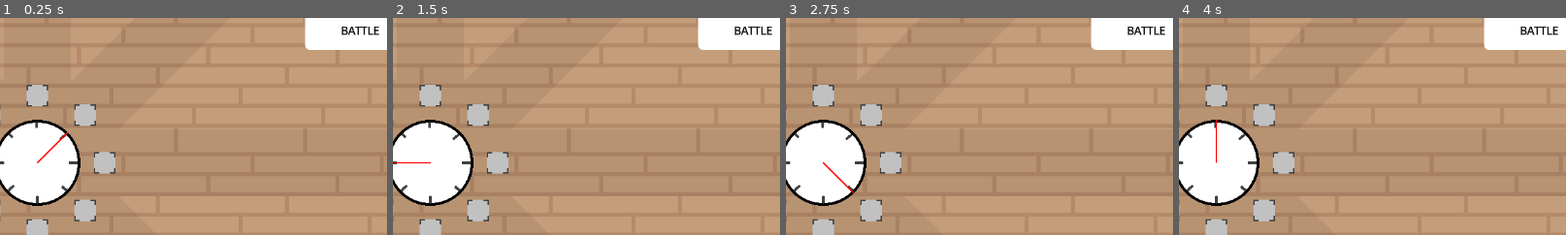
Above: before the commit, frames 1-4 (left to right).
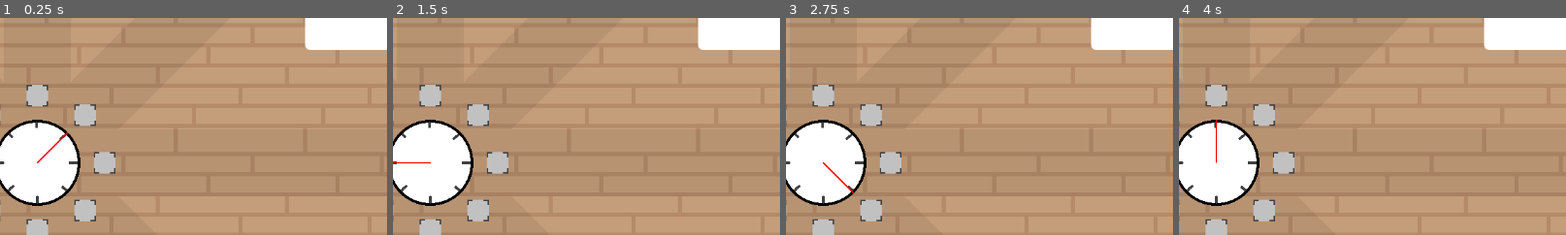
Above: after the commit, the same moments.

Repository: SeriousGuy888/MetronomeTowerDefenceGame
Game: Godot game, scene res://scenes/main.tscn
The game is run twice, just before and just after one commit, with the same random seed, the same clock (stepped at 60 frames per second) and the same inputs.
Inputs (mouse positions are % of the whole screen's width and height, from its top left):
- Up to frame 1 (0.25 s): no input
- Up to frame 2 (1.5 s): click (50, 35) at 0.52 s; click (50, 35) at 1.27 s
- Up to frame 3 (2.75 s): click (50, 35) at 2.02 s
- Up to frame 4 (4 s): no input
The pictures show only the part of the screen within x 45-95%, y 17-67%; the shares and areas given below are measured in that part.

The runs differ from the first frame. In frame 1, 0.3% of the frame differs, in the area x 88-98%, y 3-9%; in frame 2, 0.3%; in frame 3, 0.3%; in frame 4, 0.3%.

Commit message:
made play again button work

Diff:
--- a/global_scripts/event_bus.gd
+++ b/global_scripts/event_bus.gd
@@ -1,6 +1,8 @@
 extends Node
 
 @warning_ignore_start("unused_signal")
+
+signal restart_game
 
 signal request_add_projectile_to_scene(
 	projectile_instance: Projectile,
--- a/global_scripts/playthrough_manager.gd
+++ b/global_scripts/playthrough_manager.gd
@@ -22,14 +22,25 @@
 	set(new_amount):
 		coins = new_amount
 		EventBus.coin_balance_updated.emit(coins)
+var enemies_slain = 0
 
 func _ready() -> void:
 	EventBus.request_add_coins.connect(func(amount): coins += amount)
+	EventBus.restart_game.connect(restart_game)
 
 func start_game():
 	coins = 10
 	current_wave = 0
+	lives_remaining = 5
 	game_state = Enums.GameState.BATTLE
+	enemies_slain = 0
+
+func restart_game():
+	var existing_enemies = get_tree().get_nodes_in_group("enemies")
+	for enemy in existing_enemies:
+		enemy.queue_free()
+
+	start_game()
 
 func lose():
 	print("game over - defeat")
--- a/scenes/metronome/metronome.gd
+++ b/scenes/metronome/metronome.gd
@@ -4,13 +4,8 @@
 @export var beats_per_rotation = 4 # how many beats occur in a single rotation of the playhead
 @export var turret_slot_manager: Node2D
 
-@onready var timer: Timer = $Timer
-
-var tick = 0
-
 func _ready():
-	timer.wait_time = 60 / beats_per_minute
-	timer.start()
+	EventBus.restart_game.connect(reset)
 
 func _process(_delta: float) -> void:
 	# i don't know how to get the area_entered signal to work
@@ -20,9 +15,9 @@
 			print("-1 life. new: ", PlaythroughManager.lives_remaining)
 			area.die(false)
 
-func _on_timer_timeout() -> void:
-	tick += 1
-	timer.start()
+func reset():
+	$TurretSlotManager.reset()
+	$playhead.reset()
 
 func get_turret_slot_global_position(lane: Enums.Lane):
 	var slot: TurretSlot = $TurretSlotManager.slots.get(lane)
--- a/scenes/metronome/metronome.tscn
+++ b/scenes/metronome/metronome.tscn
@@ -30,13 +30,8 @@
 offset = Vector2(0, -0.488764)
 script = ExtResource("3_0nmwk")
 
-[node name="Timer" type="Timer" parent="."]
-process_callback = 0
-one_shot = true
-
 [node name="TurretSlotManager" type="Node2D" parent="."]
 script = ExtResource("5_v1fdi")
 turret_slot_scene = ExtResource("6_54fa4")
 
 [connection signal="angle_passed" from="playhead" to="." method="_on_playhead_angle_passed"]
-[connection signal="timeout" from="Timer" to="." method="_on_timer_timeout"]
--- a/scenes/metronome/playhead.gd
+++ b/scenes/metronome/playhead.gd
@@ -32,3 +32,6 @@
 		if old_angle < watched_angle and watched_angle <= new_angle:
 			# rotate to be number of degrees clockwise from north
 			angle_passed.emit((watched_angle + 270) % 360)
+
+func reset():
+	rotation = 0
--- a/scenes/metronome/turret_slot.gd
+++ b/scenes/metronome/turret_slot.gd
@@ -14,21 +14,21 @@
 var lane: Enums.Lane
 
 func _ready():
-	place_turret(TURRET_SCENE, NO_TURRET)
+	remove_turret()
 	pass
 
 func place_turret(new_turret_scene: PackedScene, turret_type: TurretType):
-	_remove_turret()
+	if turret:
+		turret.queue_free()
+		turret = null
 
 	var new_turret = new_turret_scene.instantiate()
 	new_turret.turret_type = turret_type
 	turret = new_turret
 	add_child(turret)
 
-func _remove_turret():
-	if turret:
-		turret.queue_free()
-		turret = null
+func remove_turret():
+	place_turret(TURRET_SCENE, NO_TURRET)
 
 func fire():
 	if turret:
--- a/scenes/metronome/turret_slot_manager.gd
+++ b/scenes/metronome/turret_slot_manager.gd
@@ -24,3 +24,8 @@
 		return
 
 	slot.fire()
+
+func reset():
+	for lane in slots:
+		var slot: TurretSlot = slots[lane]
+		slot.remove_turret()
--- /dev/null
+++ b/scenes/ui/game_over_popup.gd
@@ -0,0 +1,12 @@
+extends PanelContainer
+
+func _ready() -> void:
+	update_visibility(PlaythroughManager.game_state)
+	EventBus.game_state_updated.connect(update_visibility)
+
+func update_visibility(game_state: Enums.GameState):
+	visible = game_state == Enums.GameState.GAME_OVER
+
+
+func _on_play_again_pressed() -> void:
+	EventBus.restart_game.emit()
--- a/scenes/ui/ui.tscn
+++ b/scenes/ui/ui.tscn
@@ -1,10 +1,11 @@
-[gd_scene load_steps=8 format=3 uid="uid://btvlm8jbmbyso"]
+[gd_scene load_steps=10 format=3 uid="uid://btvlm8jbmbyso"]
 
 [ext_resource type="PackedScene" uid="uid://dtvylxxc53dxr" path="res://scenes/ui/turret_shop.tscn" id="1_aac20"]
 [ext_resource type="Texture2D" uid="uid://b3q6c5patukq0" path="res://assets/coins.png" id="2_g5kmx"]
 [ext_resource type="Script" uid="uid://cxiwrek0tej21" path="res://scenes/ui/wave_hud.gd" id="3_0dwhk"]
 [ext_resource type="Script" uid="uid://dnkji20t0e30p" path="res://scenes/ui/lives_hud.gd" id="4_0dwhk"]
 [ext_resource type="PackedScene" uid="uid://dnkhggbg6k7hk" path="res://scenes/ui/heart.tscn" id="5_pfayw"]
+[ext_resource type="Script" uid="uid://dc16ls5rfrduy" path="res://scenes/ui/game_over_popup.gd" id="6_pfayw"]
 
 [sub_resource type="StyleBoxFlat" id="StyleBoxFlat_choun"]
 bg_color = Color(1, 1, 1, 1)
@@ -31,6 +32,18 @@
 		coin_amount_label.text = str(new_balance)
 
 "
+
+[sub_resource type="StyleBoxFlat" id="StyleBoxFlat_0dwhk"]
+bg_color = Color(1, 1, 1, 1)
+border_width_left = 4
+border_width_top = 4
+border_width_right = 4
+border_width_bottom = 4
+border_color = Color(0, 0, 0, 1)
+corner_radius_top_left = 8
+corner_radius_top_right = 8
+corner_radius_bottom_right = 8
+corner_radius_bottom_left = 8
 
 [node name="UI" type="CanvasLayer"]
 
@@ -110,6 +123,7 @@
 
 [node name="GameState" type="Label" parent="WaveHUD/VBoxContainer"]
 unique_name_in_owner = true
+visible = false
 layout_mode = 2
 size_flags_horizontal = 3
 theme_override_colors/font_color = Color(0, 0, 0, 1)
@@ -127,4 +141,45 @@
 [node name="heart" parent="LivesHUD" instance=ExtResource("5_pfayw")]
 layout_mode = 2
 
+[node name="GameOverPopup" type="PanelContainer" parent="."]
+anchors_preset = 8
+anchor_left = 0.5
+anchor_top = 0.5
+anchor_right = 0.5
+anchor_bottom = 0.5
+offset_left = -136.0
+offset_top = -87.0
+offset_right = 136.0
+offset_bottom = 87.0
+grow_horizontal = 2
+grow_vertical = 2
+theme_override_styles/panel = SubResource("StyleBoxFlat_0dwhk")
+script = ExtResource("6_pfayw")
+
+[node name="MarginContainer" type="MarginContainer" parent="GameOverPopup"]
+layout_mode = 2
+theme_override_constants/margin_left = 32
+theme_override_constants/margin_top = 32
+theme_override_constants/margin_right = 32
+theme_override_constants/margin_bottom = 32
+
+[node name="VBoxContainer" type="VBoxContainer" parent="GameOverPopup/MarginContainer"]
+layout_mode = 2
+
+[node name="GameOverTitle" type="Label" parent="GameOverPopup/MarginContainer/VBoxContainer"]
+layout_mode = 2
+theme_override_colors/font_color = Color(0, 0, 0, 1)
+theme_override_font_sizes/font_size = 26
+text = "Game Over"
+horizontal_alignment = 1
+
+[node name="HSeparator" type="HSeparator" parent="GameOverPopup/MarginContainer/VBoxContainer"]
+layout_mode = 2
+size_flags_vertical = 3
+
+[node name="PlayAgain" type="Button" parent="GameOverPopup/MarginContainer/VBoxContainer"]
+layout_mode = 2
+text = "Play Again"
+
 [connection signal="pressed" from="WaveHUD/VBoxContainer/NextWaveButton" to="WaveHUD" method="_on_next_wave_button_pressed"]
+[connection signal="pressed" from="GameOverPopup/MarginContainer/VBoxContainer/PlayAgain" to="GameOverPopup" method="_on_play_again_pressed"]
Not shown, added: scenes/ui/game_over_popup.gd.uid
